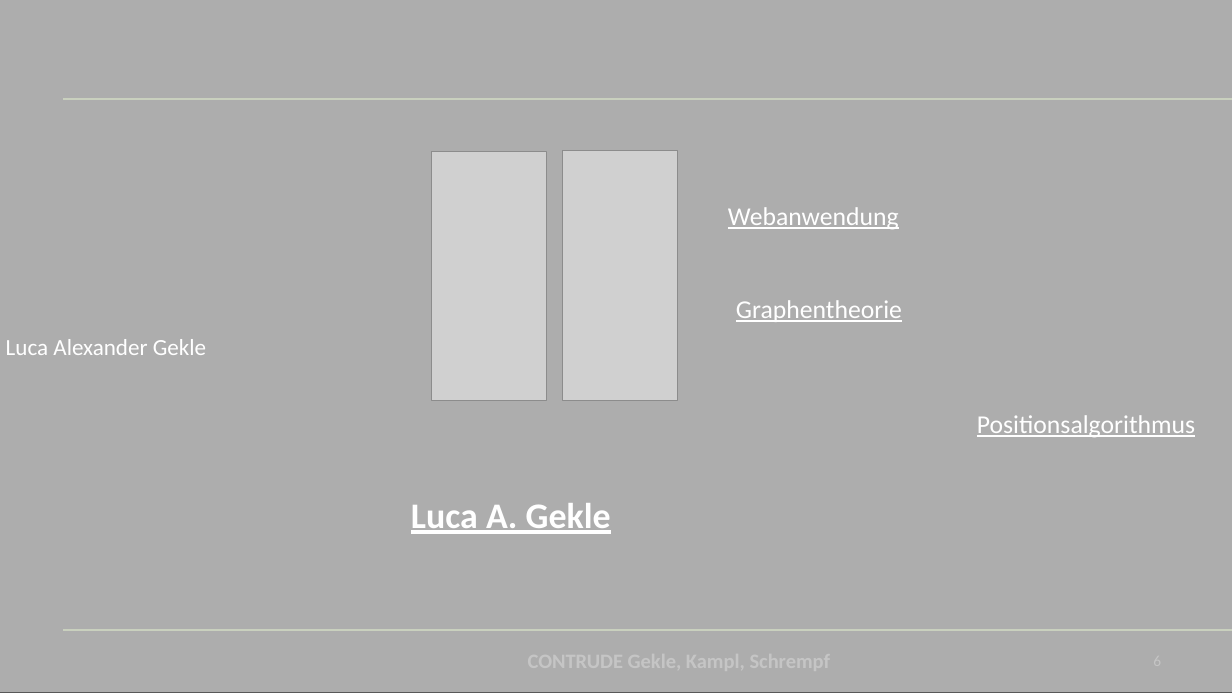
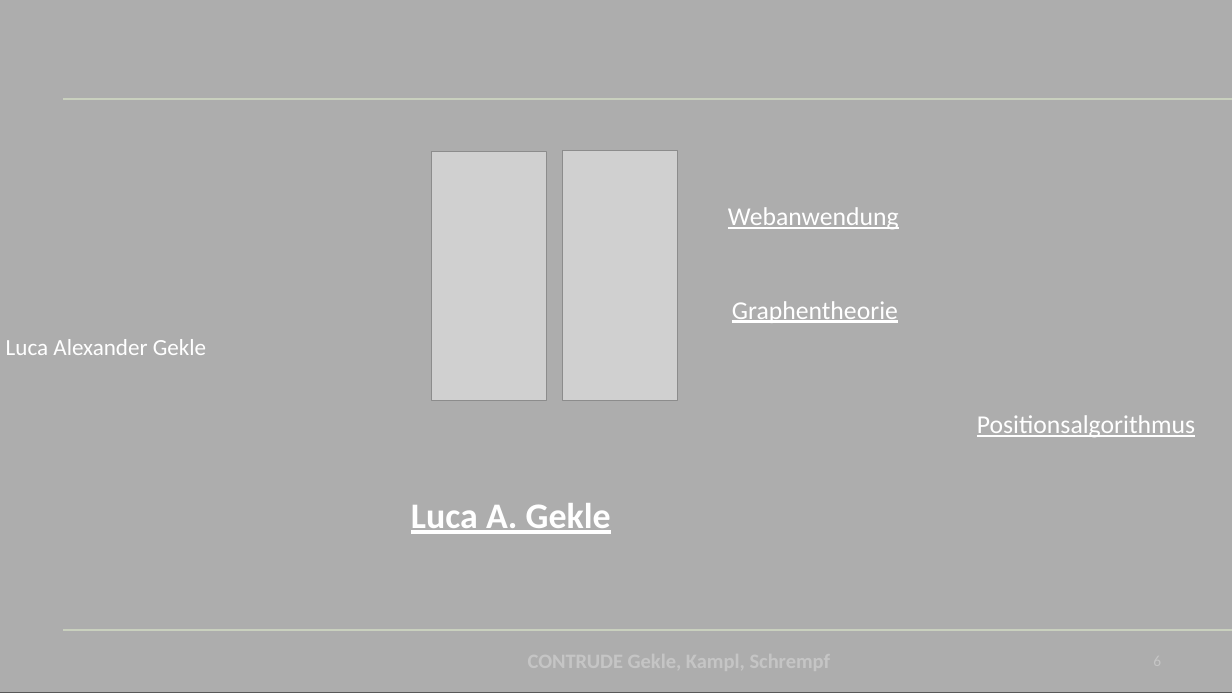
Before and after one commit to bitsneak/Contrude, a slide deck: slide 6 of Diplomarbeit/doc/Presentations/DA-Präsentation2024_Zweitpräsentation.pptx. Drawn at 1232x693 pixels with LibreOffice and Linux fonts; fonts in the diff are those of the drawing; grey boxes stand for pictures; background and template pictures are left out; a plain dark background stands for a picture behind light text. Boxes give left, top, right and bottom in pixels: in the first picture for what was removed or moved away, otherwise in the second. Text is boxed around its words. In the diff, an @@ line names an element or a change of style, - is before the commit and + after.

```diff
--- a/Diplomarbeit/doc/Presentations/DA-Präsentation2024_Zweitpräsentation.pptx
+++ b/Diplomarbeit/doc/Presentations/DA-Präsentation2024_Zweitpräsentation.pptx
@@ text "Graphentheorie": place and size @@
-text "Graphentheorie" at bbox=[736, 300, 902, 322]
+text "Graphentheorie" at bbox=[732, 301, 898, 323]
```
Also in this commit, not shown: 8 other slides changed, 1 slide added, 1 slide removed, 1 other file.
